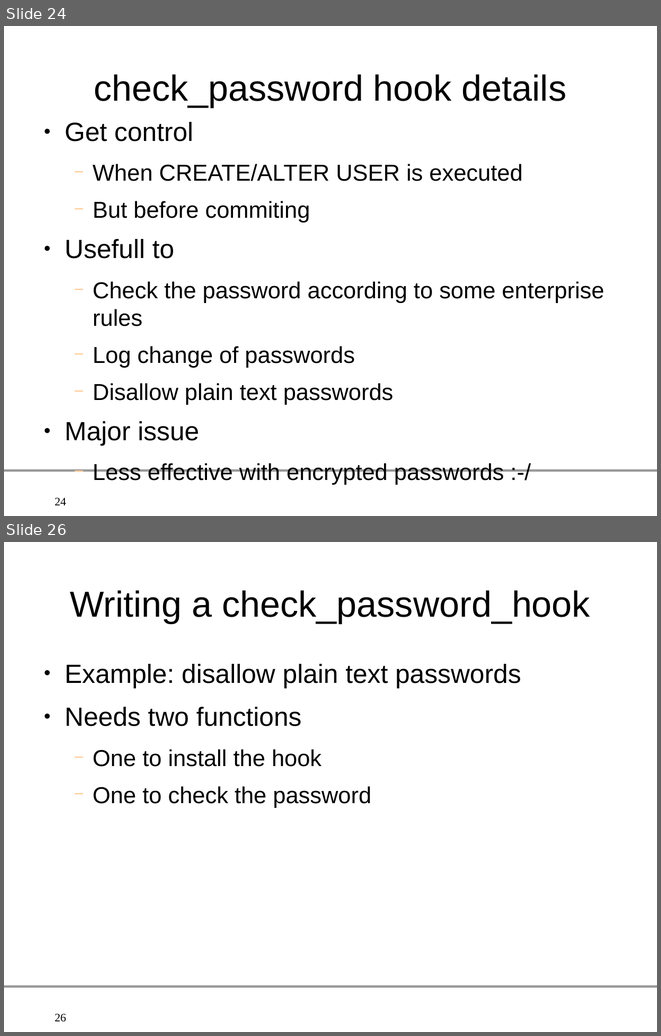
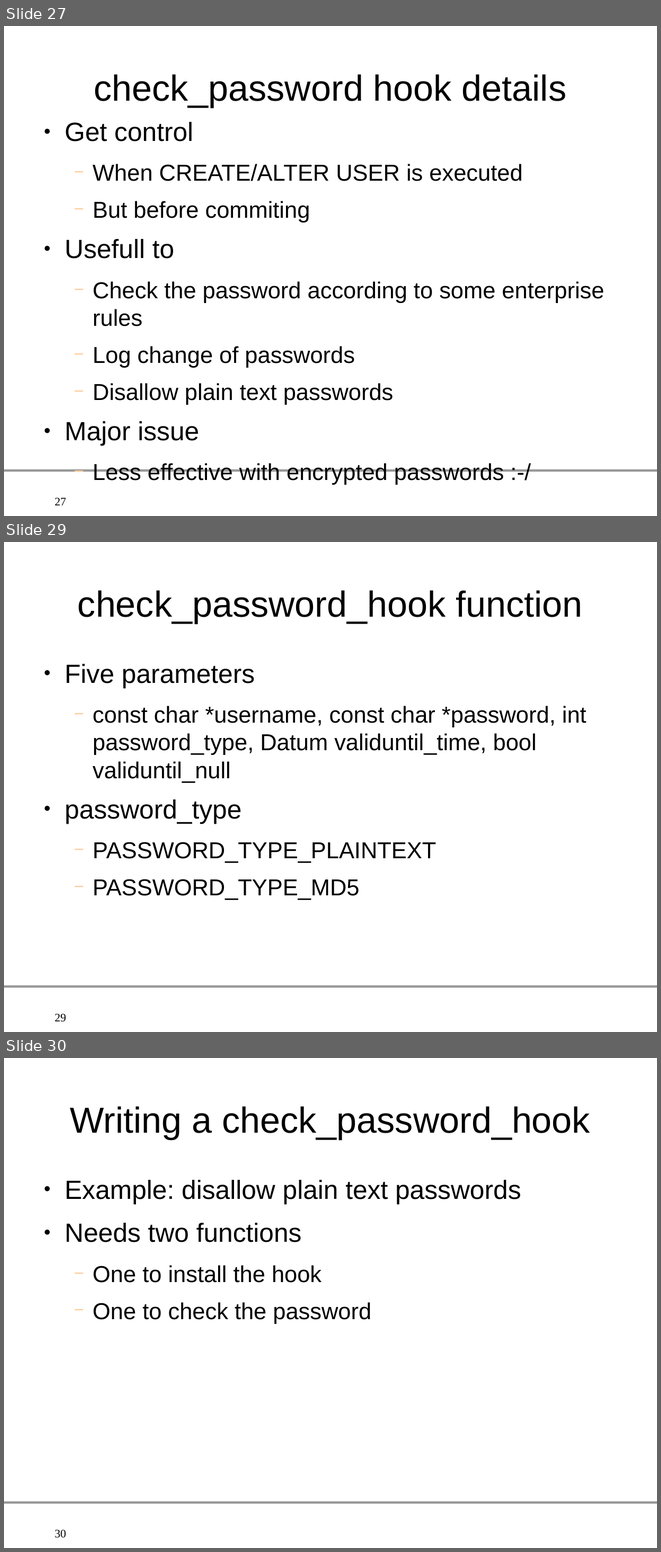
Before and after one commit to gleu/Hooks-in-PostgreSQL, a slide deck: hooks_in_postgresql.odp. Shown one above the other, each under a label of ours: slides 24 and 26 before the commit, slides 27, 29 and 30 after it; the slides between them are not shown. The pictures are 661x1036 and 661x1552 pixels, drawn with LibreOffice and Linux fonts; fonts in the diff are those of the drawing; background and template pictures are left out. Boxes give left, top, right and bottom in pixels: in the first picture for what was removed or moved away, otherwise in the second. Text is boxed around its words. In the diff, an @@ line names an element or a change of style, - is before the commit and + after.

Commit message:
Four more slides
to explain how to set/unset the function pointer, and the parameters of a
ClientAuthentication_hook and of a check_password_hook.

```diff
--- a/hooks_in_postgresql.odp
+++ b/hooks_in_postgresql.odp
@@ slide 29 added at (4, 542, 657, 1032), background #FFFFFF; not listed: 2 template elements that a slide beside it also shows @@
@@ title added at (78, 590, 583, 624), 44 pt, text #000000 @@
+check_password_hook function
@@ text added at (64, 664, 586, 900), 28 pt, text #000000 @@
+● Five parameters
+  − const char *username, const char *password, int password_type, Datum validuntil_time, bool validuntil_null
+● password_type
+  − PASSWORD_TYPE_PLAINTEXT
+  − PASSWORD_TYPE_MD5
@@ what was slide 24 is now slide 27 @@
@@ page number at (55, 498, 67, 506): text changed @@
-24
+27
@@ what was slide 26 is now slide 30 @@
@@ page number at (55, 1530, 67, 1538): text changed @@
-26
+30
```
Also in this commit, not shown: 3 slides changed, 3 other slides added.
